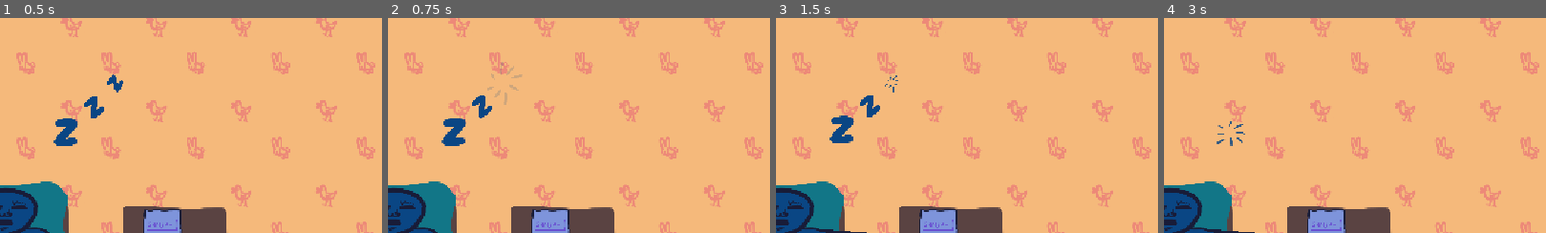
Above: before the commit, frames 1-4 (left to right).
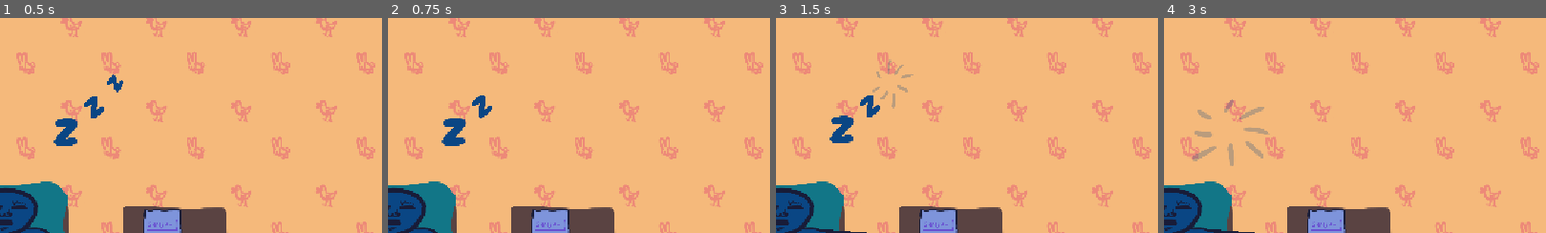
Above: after the commit, the same moments.

Repository: harperstoeckle/be_late_for_work
Game: Godot game, scene res://scenes/main.tscn
Same seed, same stepped clock (60 frames per second), same inputs: the game is played once before the commit and once after it. Sound files missing from this copy of the repository are replaced by a short silence.
Inputs:
- Up to frame 1 (0.5 s): no input
- Up to frame 2 (0.75 s): tap Enter (ui_accept) at 0.5 s; hold Up (ui_up) from 0.53 s (still down); hold J (snooze) from 0.53 s (still down)
- Up to frame 3 (1.5 s): tap Enter (ui_accept) at 0.77 s; release Up (ui_up) at 1.28 s; release J (snooze) at 1.28 s; hold Down (ui_down) from 1.28 s (still down); tap J (snooze) at 1.35 s
- Up to frame 4 (3 s): tap Enter (ui_accept) at 1.52, 2, 2.75 s; release Down (ui_down) at 2.03 s; hold J (snooze) 2.03-2.78 s; hold Up (ui_up) from 2.03 s (still down); tap J (snooze) at 2.85 s
The pictures show only the part of the screen within x 50-100%, y 0-50%; the shares and areas given below are measured in that part.

Frame 1 is identical in both runs. In frame 2, 0.2% of the frame differs, in the area x 26-36%, y 20-41%; in frame 3, 0.3%; in frame 4, 1.1%, in the area x 7-28%, y 37-69%.
Error in both runs: Modulo by zero error in operator '%'. (res://scripts/main.gd:120)

Commit message:
Improve z popping appearance

Diff:
--- a/scenes/sleep_z.tscn
+++ b/scenes/sleep_z.tscn
@@ -52,7 +52,7 @@
 tracks/0/interp = 1
 tracks/0/loop_wrap = true
 tracks/0/keys = {
-"times": PackedFloat32Array(0.06666667, 0.2),
+"times": PackedFloat32Array(0, 0.1),
 "transitions": PackedFloat32Array(1, 1),
 "update": 0,
 "values": [Vector2(1e-05, 1e-05), Vector2(0.5, 0.5)]
@@ -64,7 +64,7 @@
 tracks/1/interp = 1
 tracks/1/loop_wrap = true
 tracks/1/keys = {
-"times": PackedFloat32Array(0.1, 0.2),
+"times": PackedFloat32Array(0.06666667, 0.13333334),
 "transitions": PackedFloat32Array(1, 1),
 "update": 0,
 "values": [Color(1, 1, 1, 1), Color(1, 1, 1, 0)]
@@ -76,7 +76,7 @@
 tracks/2/interp = 1
 tracks/2/loop_wrap = true
 tracks/2/keys = {
-"times": PackedFloat32Array(0, 0.1),
+"times": PackedFloat32Array(0, 0.03333334),
 "transitions": PackedFloat32Array(1, 1),
 "update": 0,
 "values": [Vector2(0.2, 0.2), Vector2(0, 0)]
